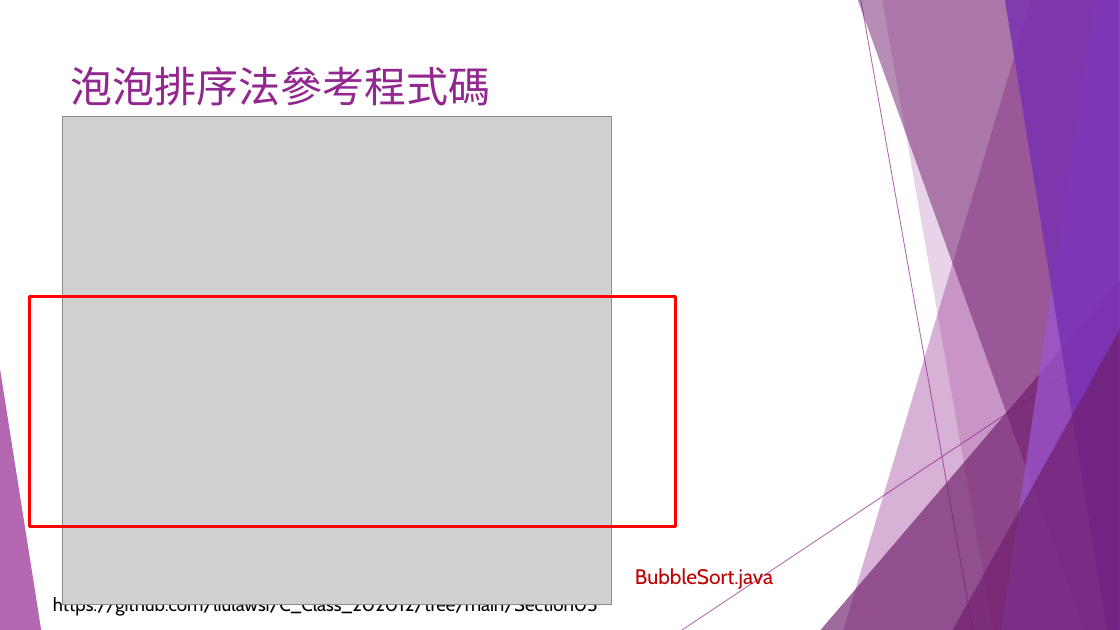
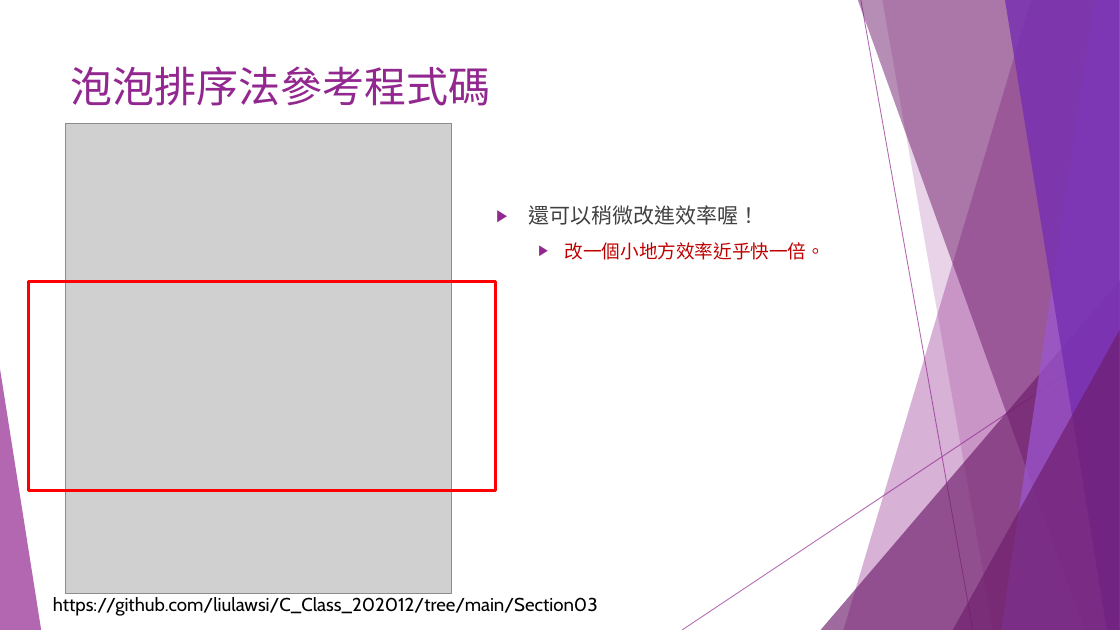
Before and after one commit to liulawsi/My_PPTs, a slide deck: slide 36 of CHING JIAN/C_Class/04陣列好好用.pptx. Drawn at 1120x630 pixels with LibreOffice and Linux fonts; fonts in the diff are those of the drawing; grey boxes stand for pictures. Boxes give left, top, right and bottom in pixels: in the first picture for what was removed or moved away, otherwise in the second. Text is boxed around its words. In the diff, an @@ line names an element or a change of style, - is before the commit and + after.

```diff
--- a/CHING JIAN/C_Class/04陣列好好用.pptx
+++ b/CHING JIAN/C_Class/04陣列好好用.pptx
@@ picture: place and size @@
-picture at [62, 117, 612, 604]
+picture at [66, 124, 451, 593]
@@ text added at [528, 205, 825, 260], 16 pt, text #C00000 @@
+▶ 還可以稍微改進效率喔！
+  ▶ 改一個小地方效率近乎快一倍。
@@ rectangle: place and size @@
-rectangle at [29, 297, 676, 527]
+rectangle at [29, 281, 496, 491]
@@ text removed at [635, 568, 773, 591] @@
-BubbleSort.java
```
Also in this commit, not shown: 7 other slides changed, 6 slides removed.
